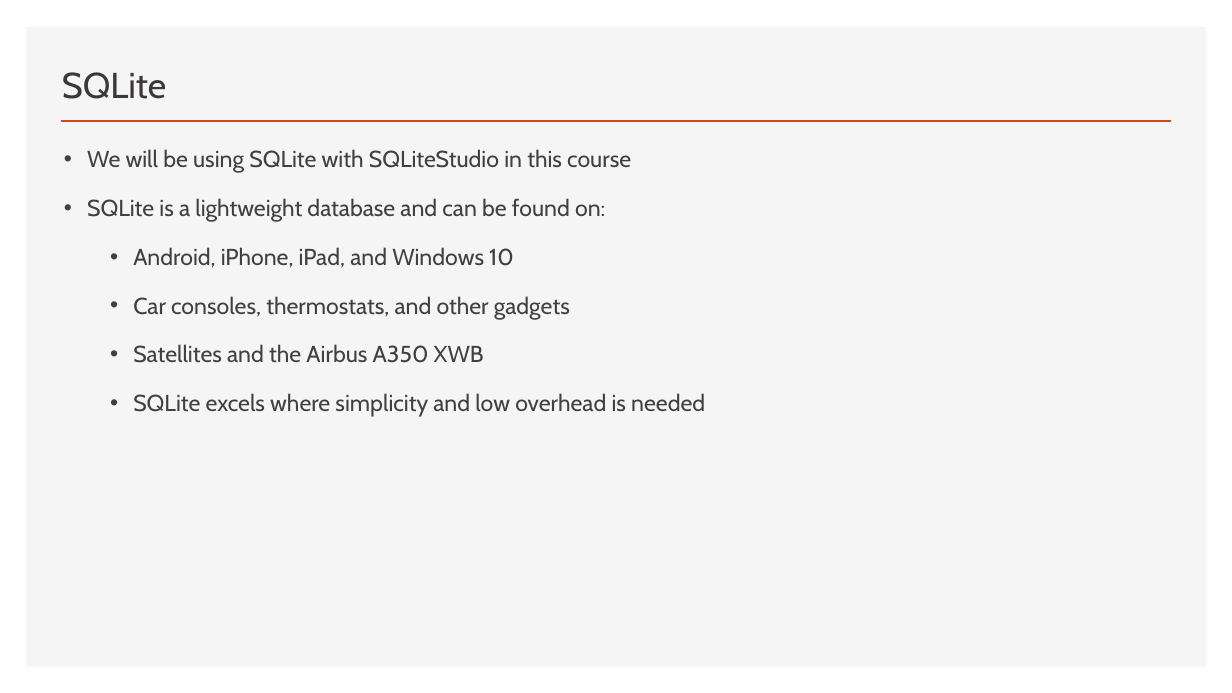
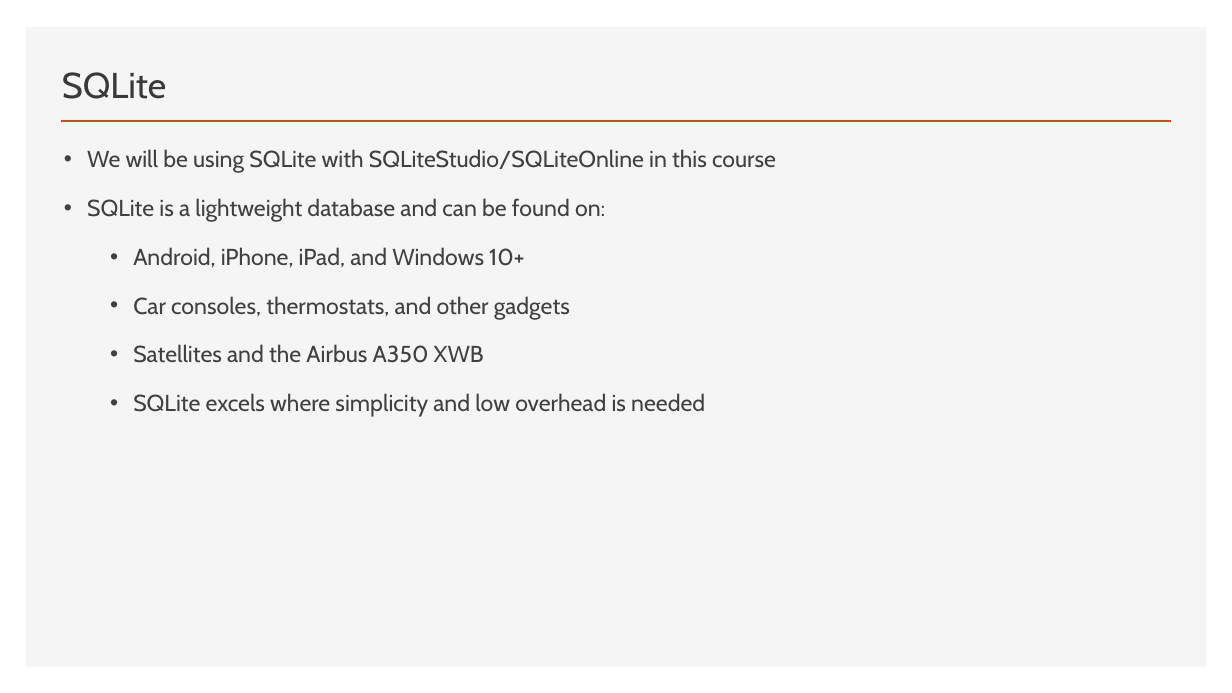
Before and after one commit to thomasnield/oreilly_sql_fundamentals_for_data, a slide deck: slide 27 of notes_and_slides/sql_fundamentals_slides.pptx (slide 26 before the commit). Drawn at 1232x693 pixels with LibreOffice and Linux fonts; fonts in the diff are those of the drawing. Boxes give left, top, right and bottom in pixels: in the first picture for what was removed or moved away, otherwise in the second. Text is boxed around its words. In the diff, an @@ line names an element or a change of style, - is before the commit and + after.

```diff
--- a/notes_and_slides/sql_fundamentals_slides.pptx
+++ b/notes_and_slides/sql_fundamentals_slides.pptx
@@ text at bbox=[87, 149, 776, 173]: text changed @@
-• We will be using SQLite with SQLiteStudio in this course
+• We will be using SQLite with SQLiteStudio/SQLiteOnline in this course
@@ text at bbox=[133, 247, 524, 268]: text changed @@
-  • Android, iPhone, iPad, and Windows 10
+  • Android, iPhone, iPad, and Windows 10+
```
Also in this commit, not shown: 9 other slides changed, 1 slide added, 1 other file.
